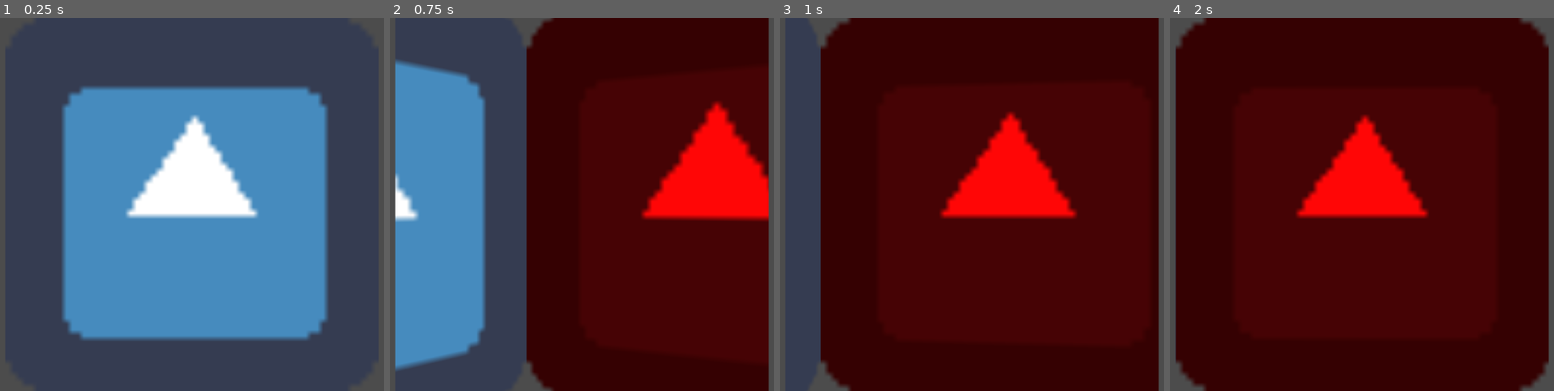
Above: before the commit, frames 1-4 (left to right).
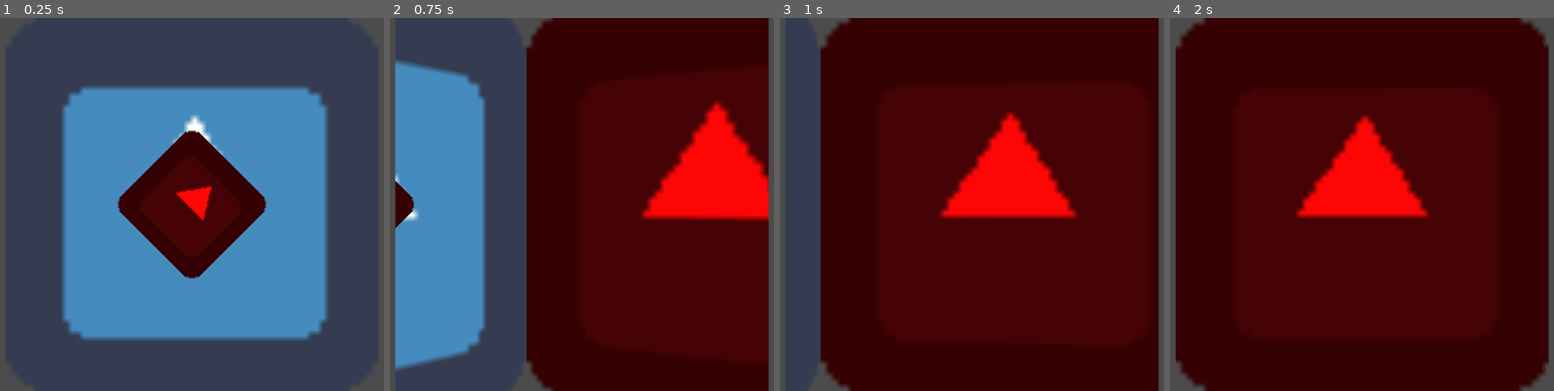
Above: after the commit, the same moments.

Repository: bemain/game-jam-2022w8
Game: Godot game, scene res://World.tscn
The game is run twice, just before and just after one commit, with the same random seed, the same clock (stepped at 60 frames per second) and the same inputs. The engine's default icon, where the game draws it, is replaced by a stand-in: a white triangle on a blue panel in a dark square.
Inputs:
- Up to frame 1 (0.25 s): no input
- Up to frame 2 (0.75 s): tap Enter at 0.5 s; hold Right (ui_right) from 0.53 s (still down)
- Up to frame 3 (1 s): keep holding Right (ui_right)
- Up to frame 4 (2 s): release Right (ui_right) at 1.28 s; hold Down (ui_down) from 1.28 s (still down)

The runs differ from the first frame. In frame 1, 8.8% of the frame differs, in the area x 30-70%, y 29-71%; in frame 2, 0.4%; in frame 3, nothing differs; in frame 4, nothing differs.

Commit message:
Update test scene

Diff:
--- a/Room_Test.tscn
+++ b/Room_Test.tscn
@@ -30,6 +30,12 @@
 scale = Vector2( 16, 16 )
 texture = ExtResource( 1 )
 
+[node name="Wall2" type="Sprite" parent="Wall1"]
+modulate = Color( 1, 0.027451, 0.027451, 1 )
+rotation = 0.785398
+scale = Vector2( 0.3, 0.3 )
+texture = ExtResource( 1 )
+
 [node name="Wall2" type="Sprite" parent="."]
 modulate = Color( 1, 0.027451, 0.027451, 1 )
 material = SubResource( 3 )
